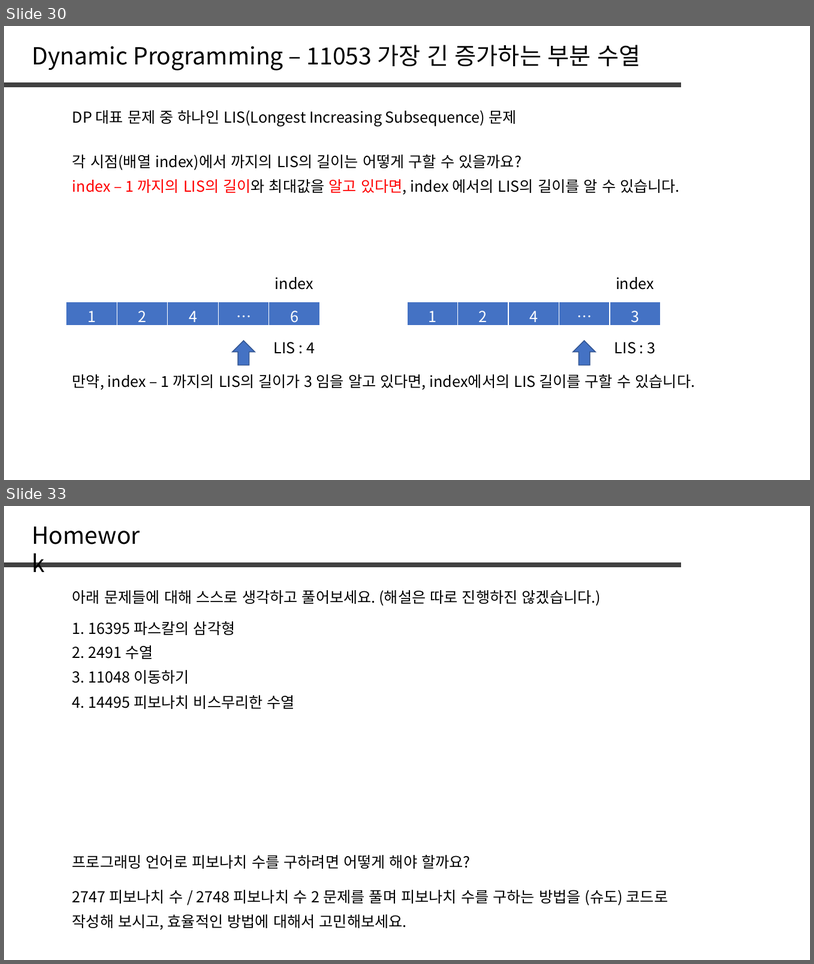
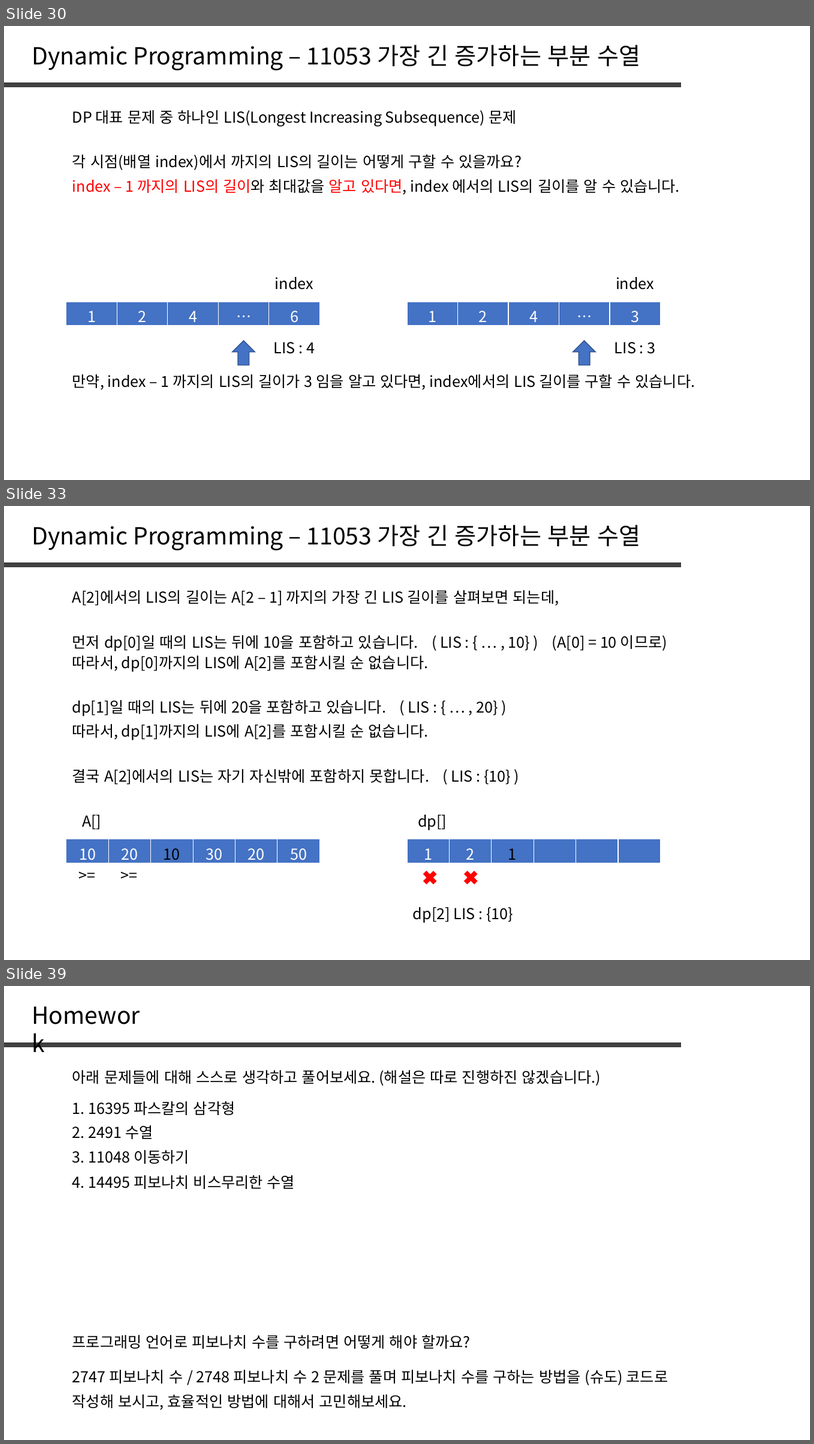
Before and after one commit to jaehoo1/PS-study, a slide deck: study/5_Dynamic Programming.pptx. Shown one above the other, each under a label of ours: slides 30 and 33 before the commit, slides 30, 33 and 39 after it; the slides between them are not shown. The pictures are 814x964 and 814x1444 pixels, drawn with LibreOffice and Linux fonts; fonts in the diff are those of the drawing. Boxes give left, top, right and bottom in pixels: in the first picture for what was removed or moved away, otherwise in the second. Text is boxed around its words. In the diff, an @@ line names an element or a change of style, - is before the commit and + after.

```diff
--- a/study/5_Dynamic Programming.pptx
+++ b/study/5_Dynamic Programming.pptx
@@ slide 33 added at (x1=4, y1=506, x2=810, y2=960), background #FFFFFF @@
@@ text added at (x1=32, y1=525, x2=641, y2=550), 28 pt, text #000000 @@
+Dynamic Programming – 11053 가장 긴 증가하는 부분 수열
@@ line added from (4, 565) to (681, 565), #404040 6 pt @@
@@ text added at (x1=72, y1=590, x2=560, y2=606), 18 pt, text #000000 @@
+A[2]에서의 LIS의 길이는 A[2 – 1] 까지의 가장 긴 LIS 길이를 살펴보면 되는데,
@@ text added at (x1=72, y1=635, x2=668, y2=651), 18 pt, text #000000 @@
+먼저 dp[0]일 때의 LIS는 뒤에 10을 포함하고 있습니다. ( LIS : { … , 10} ) (A[0] = 10 이므로)
@@ text added at (x1=72, y1=655, x2=429, y2=672), 18 pt, text #000000 @@
+따라서, dp[0]까지의 LIS에 A[2]를 포함시킬 순 없습니다.
@@ text added at (x1=72, y1=700, x2=498, y2=716), 18 pt, text #000000 @@
+dp[1]일 때의 LIS는 뒤에 20을 포함하고 있습니다. ( LIS : { … , 20} )
@@ text added at (x1=72, y1=724, x2=429, y2=740), 18 pt, text #000000 @@
+따라서, dp[1]까지의 LIS에 A[2]를 포함시킬 순 없습니다.
@@ text added at (x1=72, y1=769, x2=511, y2=784), 18 pt, text #000000 @@
+결국 A[2]에서의 LIS는 자기 자신밖에 포함하지 못합니다. ( LIS : {10} )
@@ text added at (x1=82, y1=814, x2=101, y2=829), 18 pt, text #000000 @@
+A[]
@@ text added at (x1=418, y1=814, x2=447, y2=830), 18 pt, text #000000 @@
+dp[]
@@ table added at (x1=66, y1=839, x2=320, y2=865), 1 rows, 6 columns @@
+10 | 20 | 10 | 30 | 20 | 50
@@ table added at (x1=408, y1=839, x2=662, y2=865), 1 rows, 6 columns @@
+1 | 2 | 1 |  |  | 
@@ text added at (x1=66, y1=863, x2=108, y2=887), 18 pt, text #000000 @@
+>=
@@ text added at (x1=108, y1=863, x2=150, y2=887), 18 pt, text #000000 @@
+>=
@@ cross added at (x1=420, y1=868, x2=440, y2=888), fill #FF0000 @@
@@ cross added at (x1=461, y1=868, x2=482, y2=888), fill #FF0000 @@
@@ text added at (x1=413, y1=907, x2=513, y2=922), 18 pt, text #000000 @@
+dp[2] LIS : {10}
@@ what was slide 33 is now slide 39 @@
```
Also in this commit, not shown: 2 slides changed, 5 other slides added.
